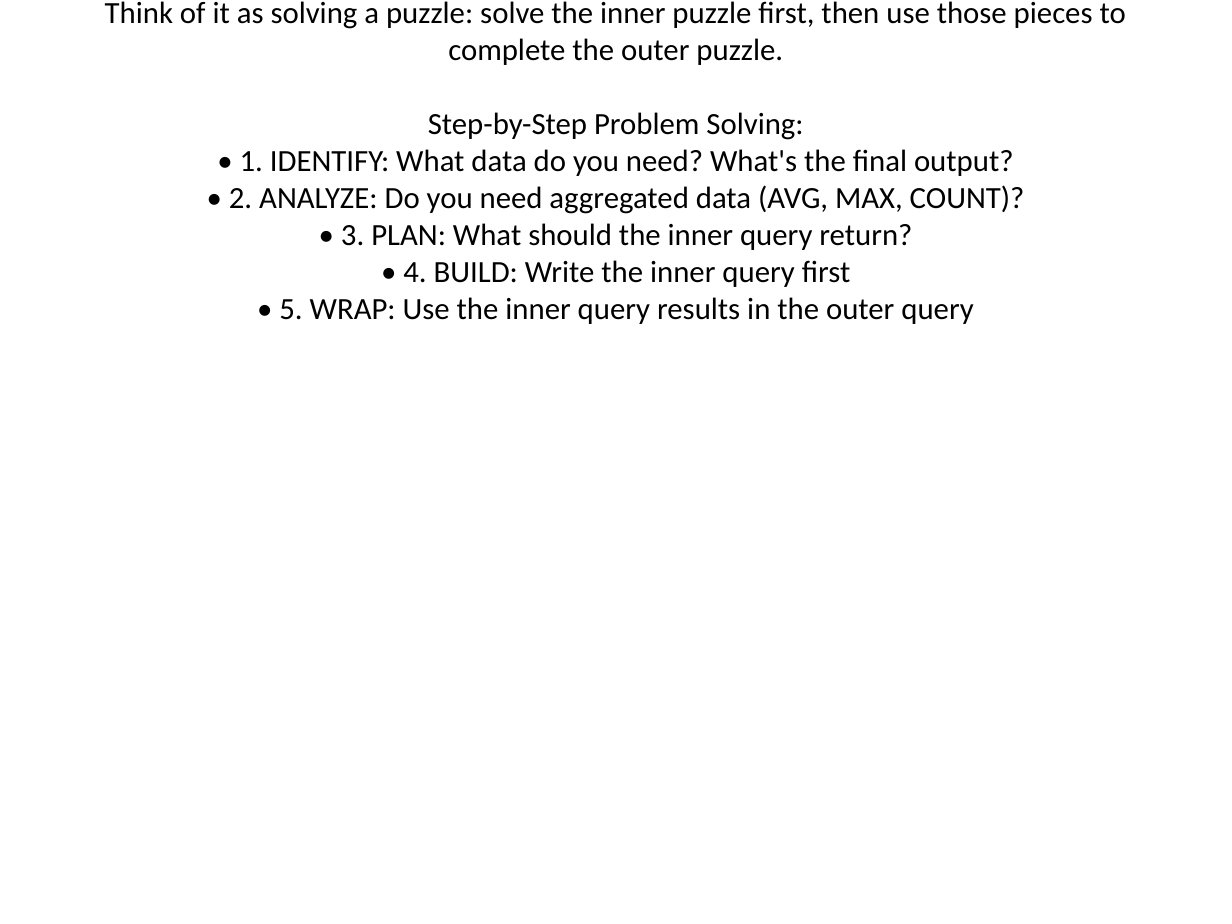
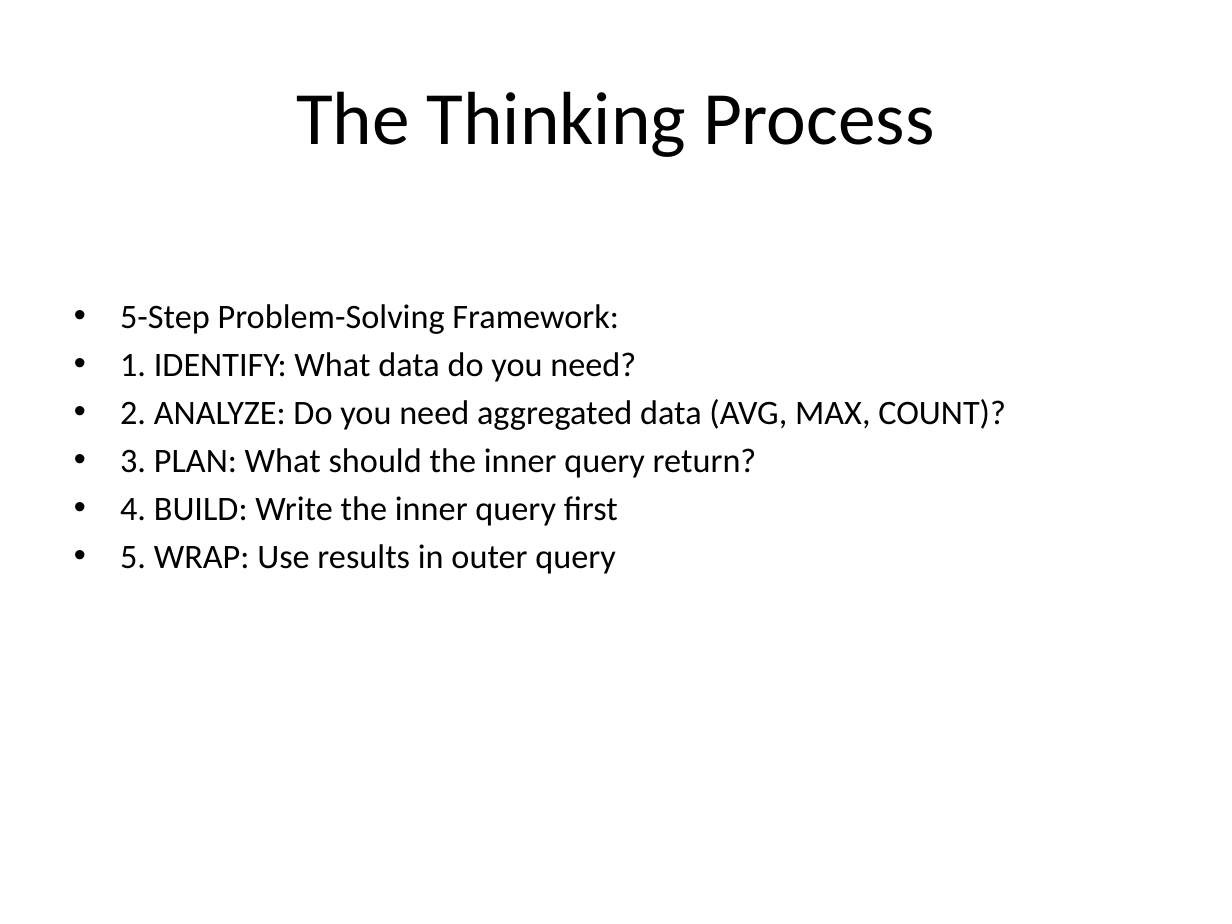
Before and after one commit to parth5012/cron-system, a slide deck: slide 3 of static/sql-subqueries-presentation/SQL_Subqueries_Presentation.pptx. Drawn at 1232x924 pixels with LibreOffice and Linux fonts; fonts in the diff are those of the drawing. Boxes give left, top, right and bottom in pixels: in the first picture for what was removed or moved away, otherwise in the second. Text is boxed around its words. In the diff, an @@ line names an element or a change of style, - is before the commit and + after.

```diff
--- a/static/sql-subqueries-presentation/SQL_Subqueries_Presentation.pptx
+++ b/static/sql-subqueries-presentation/SQL_Subqueries_Presentation.pptx
@@ title at <box>105,1,1126,324</box>: paragraph removed @@
-Think of it as solving a puzzle: solve the inner puzzle first, then use those pieces to complete the outer puzzle.
-Step-by-Step Problem Solving:
-• 1. IDENTIFY: What data do you need? What's the final output?
-• 2. ANALYZE: Do you need aggregated data (AVG, MAX, COUNT)?
-• 3. PLAN: What should the inner query return?
-• 4. BUILD: Write the inner query first
-• 5. WRAP: Use the inner query results in the outer query
@@ text added at <box>120,304,1006,574</box>, 20 pt, text #000000 @@
+• 5-Step Problem-Solving Framework:
+• 1. IDENTIFY: What data do you need?
+• 2. ANALYZE: Do you need aggregated data (AVG, MAX, COUNT)?
+• 3. PLAN: What should the inner query return?
+• 4. BUILD: Write the inner query first
+• 5. WRAP: Use results in outer query
```
Also in this commit, not shown: 14 other slides changed.
